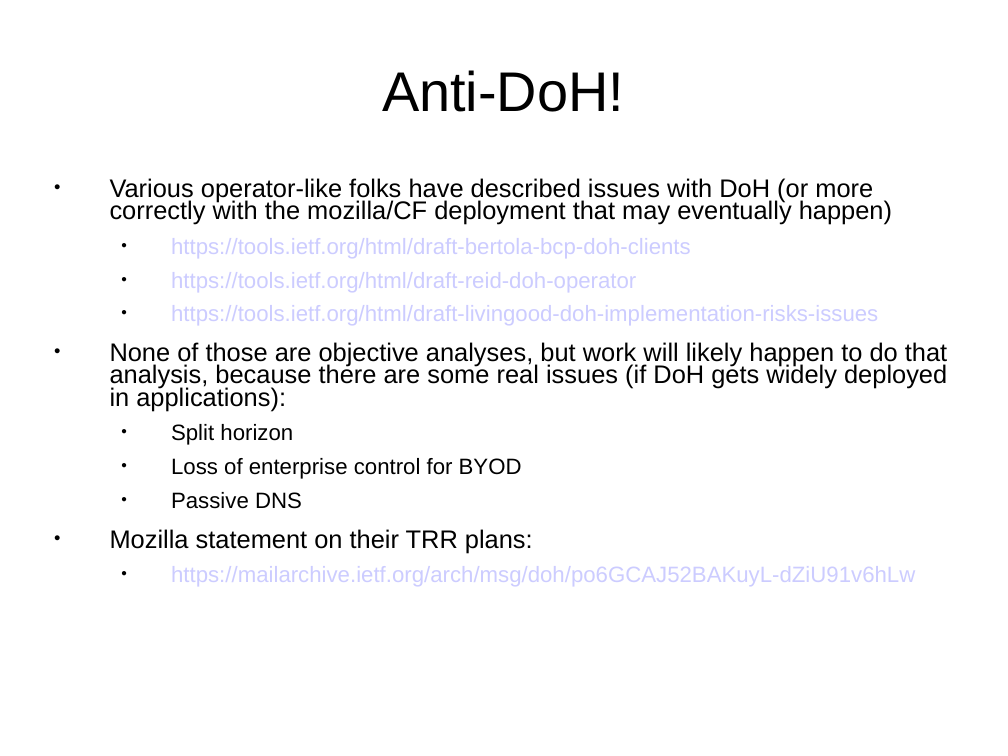
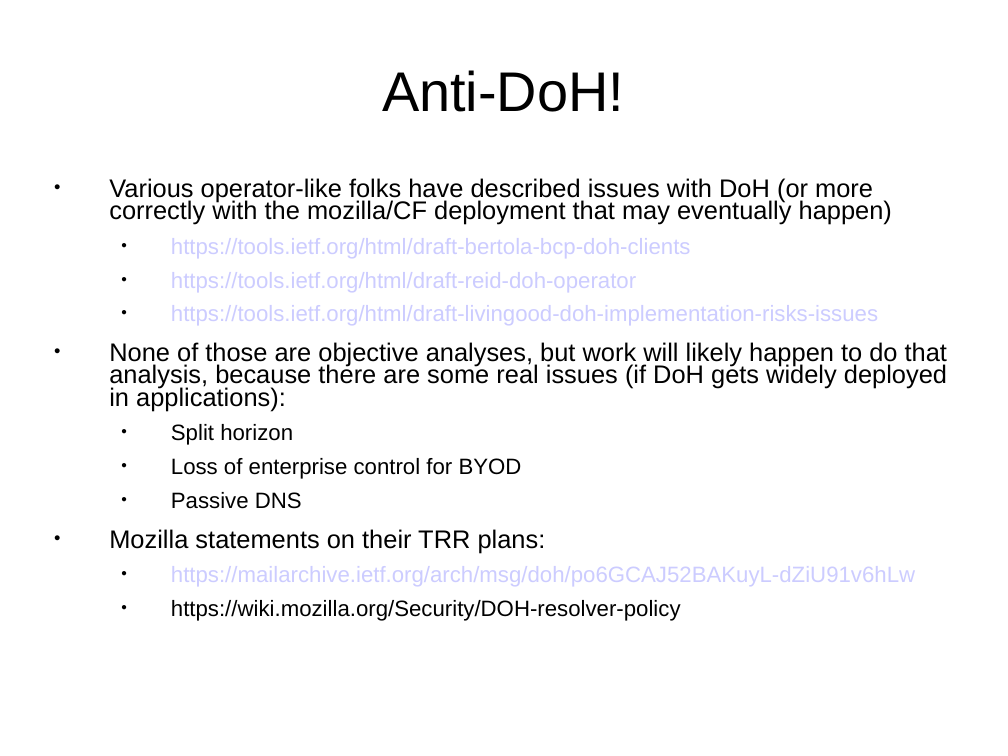
Before and after one commit to sftcd/cs7053, a slide deck: slide 19 of 2016lectures/10-dns.ppt (slide 18 before the commit). Drawn at 1008x756 pixels with LibreOffice and Linux fonts; fonts in the diff are those of the drawing. Boxes give left, top, right and bottom in pixels: in the first picture for what was removed or moved away, otherwise in the second. Text is boxed around its words. In the diff, an @@ line names an element or a change of style, - is before the commit and + after.

```diff
--- a/2016lectures/10-dns.ppt
+++ b/2016lectures/10-dns.ppt
@@ text at box(109, 178, 947, 586): indent changed @@
@@ text at box(109, 529, 546, 553): text changed @@
-● Mozilla statement on their TRR plans:
+● Mozilla statements on their TRR plans:
@@ text at box(171, 600, 681, 621): paragraph added @@
+  ● https://wiki.mozilla.org/Security/DOH-resolver-policy
```
Also in this commit, not shown: 13 other slides changed, 1 slide added, 1 other file.
